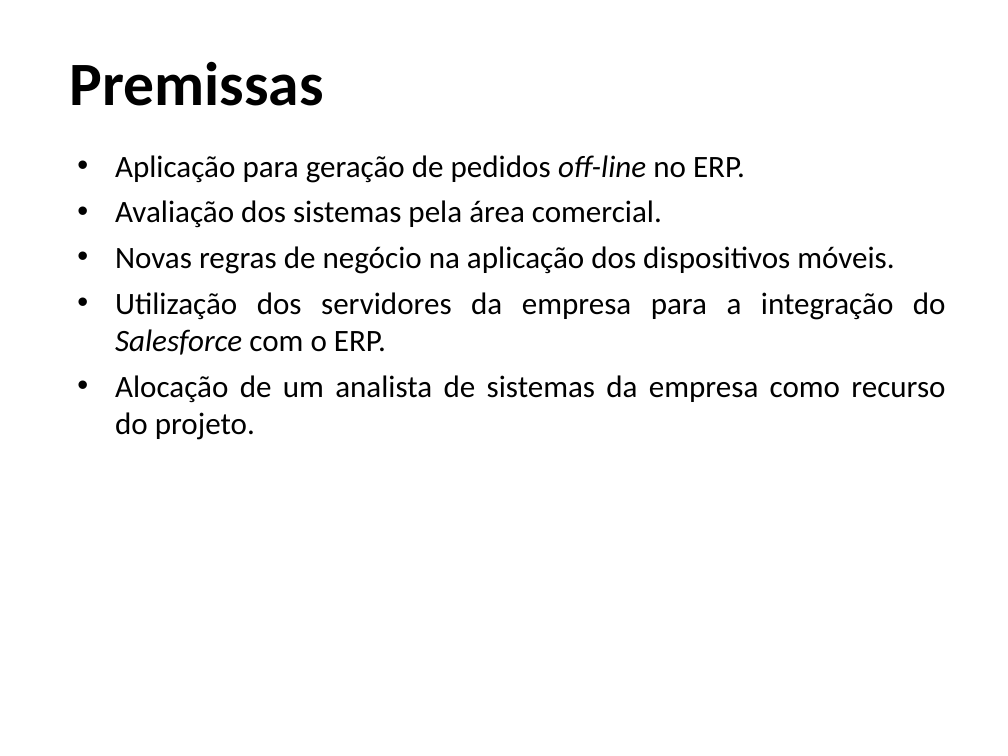
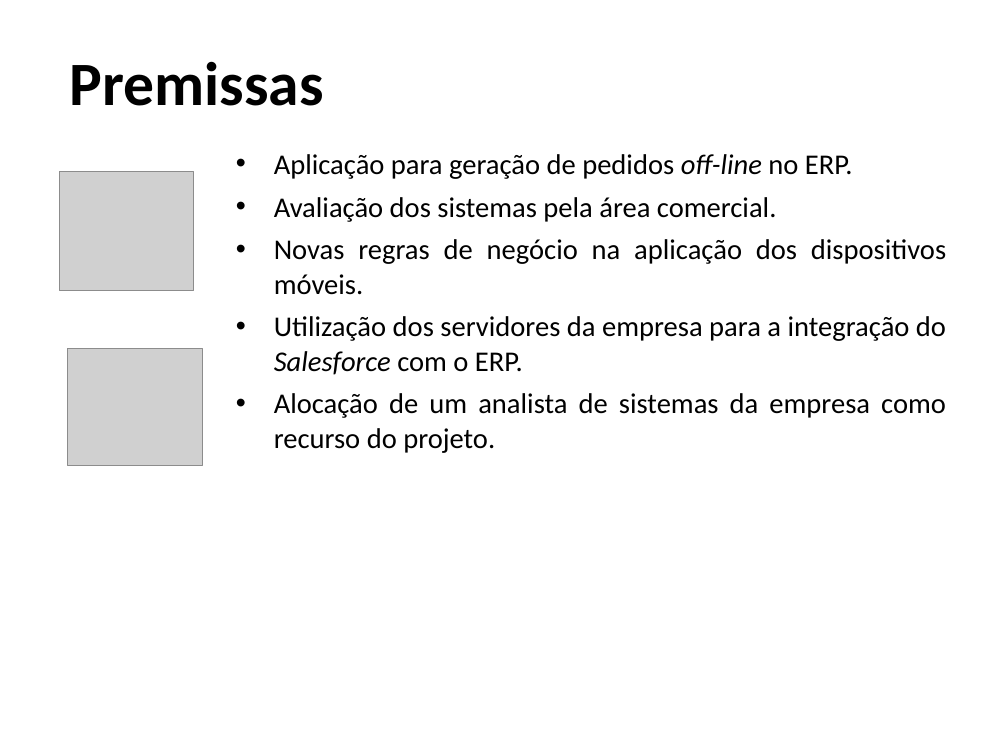
Before and after one commit to rationaldev/salesforce-ibta, a slide deck: slide 7 of Salesforce/04 - Integracao/4.1 - Project Charter/Apresentacao/Salesforce.ppt (slide 6 before the commit). Drawn at 1008x756 pixels with LibreOffice and Linux fonts; fonts in the diff are those of the drawing; grey boxes stand for pictures; background and template pictures are left out. Boxes give left, top, right and bottom in pixels: in the first picture for what was removed or moved away, otherwise in the second. Text is boxed around its words. In the diff, an @@ line names an element or a change of style, - is before the commit and + after.

```diff
--- a/Salesforce/04 - Integracao/4.1 - Project Charter/Apresentacao/Salesforce.ppt
+++ b/Salesforce/04 - Integracao/4.1 - Project Charter/Apresentacao/Salesforce.ppt
@@ text "Aplicação para geração de pedidos ...": place and size @@
-text "Aplicação para geração de pedidos ..." at (115,155,946,440)
+text "Aplicação para geração de pedidos ..." at (274,154,946,453)
@@ text "Aplicação para geração de pedidos ..." at (274,154,946,453): size 22.2 to 20.4 pt @@
@@ picture added at (59,171,194,290) @@
@@ picture added at (68,348,203,465) @@
```
Also in this commit, not shown: 7 other slides changed, 2 slides added, 2 slides removed, 8 other files.
